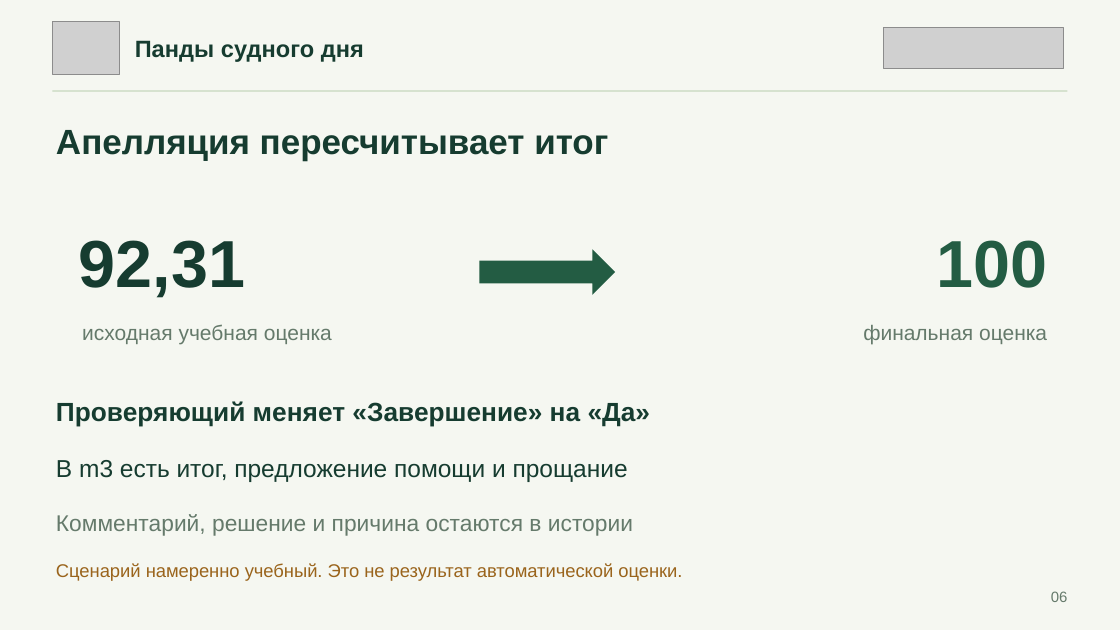
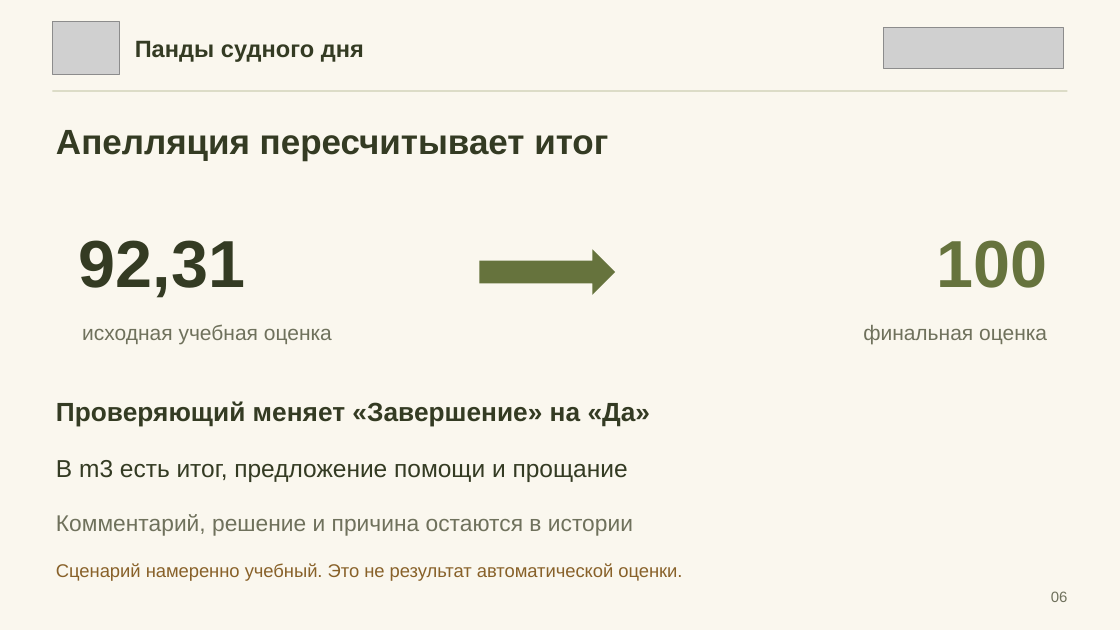
Before and after one commit to Aleks-48/panda-sudnogo-dnya., a slide deck: slide 6 of Анаис/presentation/Pandy_sudnogo_dnya_CQA.pptx. Drawn at 1120x630 pixels with LibreOffice and Linux fonts; fonts in the diff are those of the drawing; grey boxes stand for pictures. Boxes give left, top, right and bottom in pixels: in the first picture for what was removed or moved away, otherwise in the second. Text is boxed around its words. In the diff, an @@ line names an element or a change of style, - is before the commit and + after.

```diff
--- a/Анаис/presentation/Pandy_sudnogo_dnya_CQA.pptx
+++ b/Анаис/presentation/Pandy_sudnogo_dnya_CQA.pptx
@@ background #F5F7F1 to #FAF7EE @@
@@ text "100" at bbox=[936, 240, 1047, 288]: text colour #235C43 to #66733D @@
@@ right arrow at bbox=[480, 250, 615, 295]: fill #235C43 to #66733D @@
@@ text colour #163C30 to #343B23 in 5 elements at bbox=[135, 40, 364, 62], bbox=[56, 130, 608, 161], bbox=[79, 240, 245, 298], bbox=[56, 401, 651, 427], bbox=[56, 460, 628, 482] @@
@@ text colour #657A6B to #6F715C in 4 elements at bbox=[1051, 591, 1068, 602], bbox=[82, 324, 332, 344], bbox=[863, 325, 1047, 344], bbox=[56, 514, 633, 536] @@
@@ text "Сценарий намеренно учебный. Это не ..." at bbox=[56, 563, 682, 581]: text colour #9A641C to #886129 @@
```
Also in this commit, not shown: 7 other slides changed.
